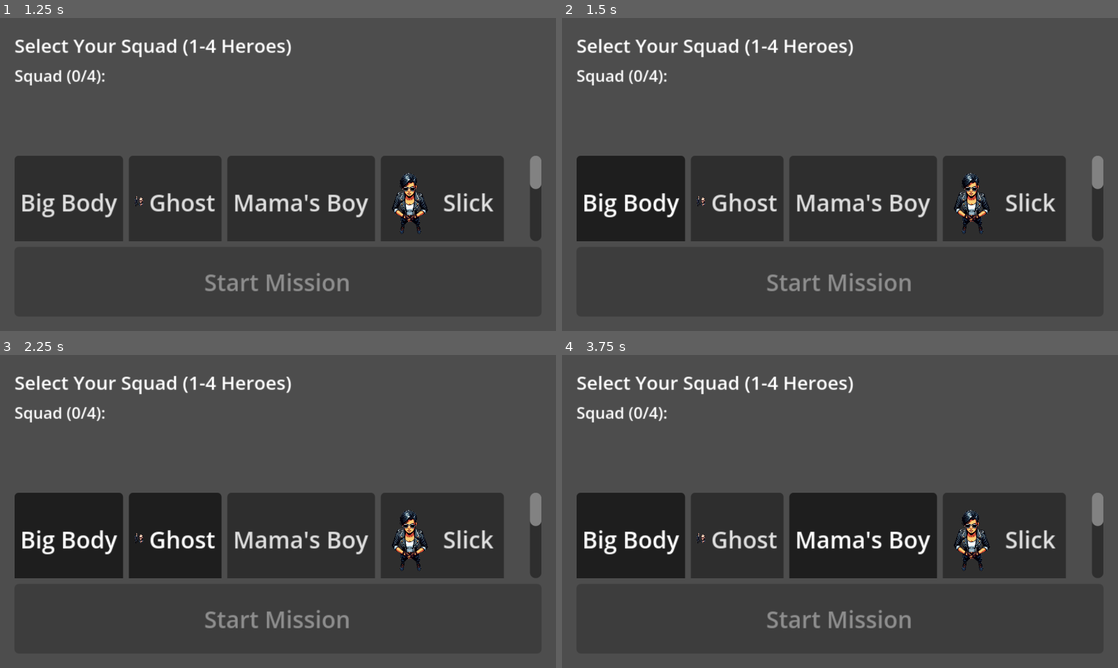
Above: before the commit, frames 1-4 (two rows, left to right).
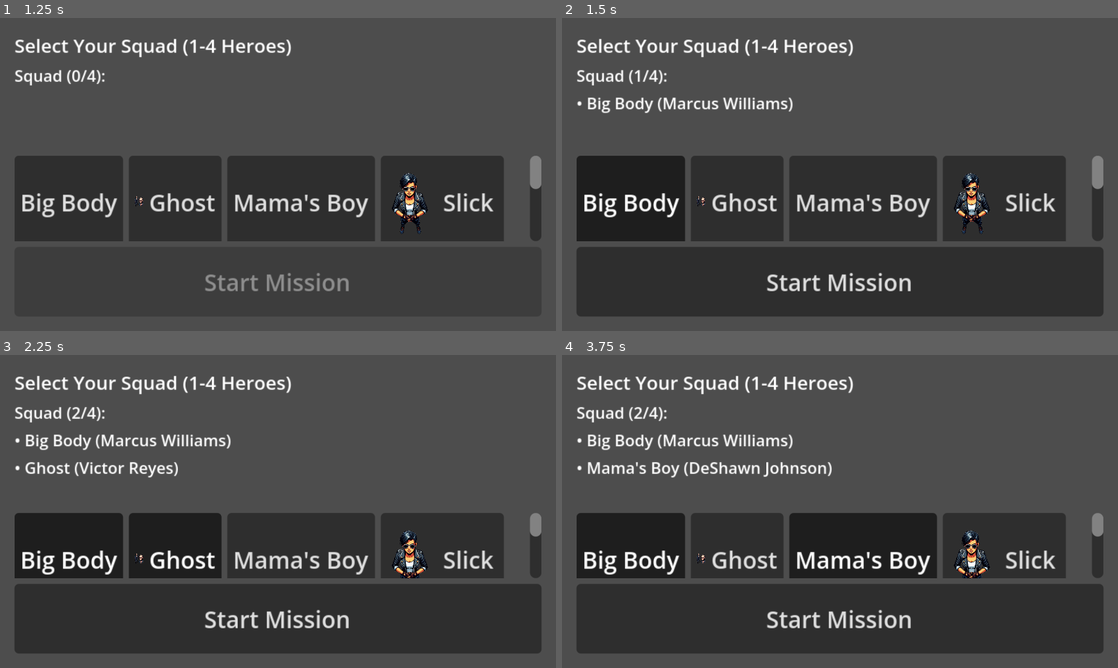
Above: after the commit, the same moments.

Repository: zowskyy/crxcibl3
Game: Godot game, scene res://scenes/MainMenu.tscn
Two runs of this game, one before a commit and one after it. Both use one fixed random seed, a clock stepped at 60 frames per second and the inputs below.
Inputs:
- Up to frame 1 (1.25 s): click "New Game" at 0.5 s
- Up to frame 2 (1.5 s): click "Big Body" at 1.25 s
- Up to frame 3 (2.25 s): click "Ghost" at 2 s
- Up to frame 4 (3.75 s): click "Ghost" at 2.75 s; click "Mama's Boy" at 3.5 s

Frame 1 is identical in both runs. In frame 2, 1.3% of the frame differs, in the area x 2-63%, y 16-88%; in frame 3, 12%; in frame 4, 12%, in the area x 2-98%, y 16-88%.

Commit message:
Fix squad-selection and Android back-button bugs found in real device playtest
Two bugs reported with screenshots after the first successful CI-built
APK: hero cards visually toggle but never register in the squad, and the
Android hardware back button quits the whole app instead of navigating
back.

Bug 1 — HeroSelectionUI.gd: Button.toggled fires as (button_pressed: bool),
and Callable.bind(variant_id) appends its argument after the signal's, so
the bound callback actually receives (bool, String). The handler was typed
(variant_id: String, is_selected: bool) — a type mismatch on every tap that
silently no-ops the whole callback (GDScript doesn't statically check
signal/callable arity, same class of bug as the earlier self_recognized
signal fix). The button still visually toggles via native toggle_mode, so
the UI looked responsive while _selected_variant_ids never updated. Fixed
by reordering the handler's parameters to match the actual call order.

Bug 2 — project.godot: AndroidPlatform.gd already has a correct
NOTIFICATION_WM_GO_BACK_REQUEST handler that routes to each scene's
handle_android_back(), but application/config/quit_on_go_back defaults to
true in Godot 4.x, so the engine auto-quits the app before that handler
ever runs. Added the override to false.

Audited both against this project's own debug-audit checklists
(.cursor/rules/debug-godot-android*.mdc, adapted since their prescribed
Cursor-specific gate scripts don't exist in this environment) — confirmed
the two other .bind()-on-signal call sites in the repo (TestRoomBossAccess,
BodegaShop) have correct argument order, so this was an isolated bug, not
a pattern.

Added two headless smoke tests as regression guards, verified against both
the broken and fixed code before committing:
- tools/smoke_test_hero_selection.gd: simulates a hero-card tap, asserts
  squad size increments and Start Mission becomes enabled.
- tools/smoke_test_android_back.gd: asserts quit_on_go_back=false and that
  AndroidPlatform's back handler actually navigates instead of quitting.

Wired both into godot-check.yml's check job so this class of UI-wiring bug
is caught in CI going forward, not just by manual device playtesting.

Diff:
--- a/godot/project.godot
+++ b/godot/project.godot
@@ -20,6 +20,7 @@
 run/max_fps=60
 config/features=PackedStringArray("4.7", "Mobile")
 config/icon="res://assets/sprites/icon.png"
+config/quit_on_go_back=false
 
 [autoload]
 
--- a/godot/scenes/HeroSelectionUI.gd
+++ b/godot/scenes/HeroSelectionUI.gd
@@ -85,7 +85,10 @@
 
 		hero_grid.add_child(button)
 
-func _on_hero_button_toggled(variant_id: String, is_selected: bool) -> void:
+func _on_hero_button_toggled(is_selected: bool, variant_id: String) -> void:
+	# Button.toggled fires as (button_pressed: bool); .bind(variant_id) appends
+	# variant_id after it, so the callable receives (bool, String) in that
+	# order — the parameter order here must match, not the logical order.
 	_on_hero_toggled(variant_id, is_selected)
 
 
--- /dev/null
+++ b/godot/tools/smoke_test_android_back.gd
@@ -0,0 +1,63 @@
+extends SceneTree
+## Headless smoke test: Android hardware back-press must route to
+## AndroidPlatform's predictive-back handler instead of auto-quitting.
+##
+## Regression guard: Godot 4.x defaults application/config/quit_on_go_back
+## to true, which makes the engine quit on NOTIFICATION_WM_GO_BACK_REQUEST
+## before any node (including AndroidPlatform's own, correctly-written
+## handler) ever sees it. project.godot must override this to false, or the
+## back button "crashes" (quits) the app regardless of in-scene handling.
+##
+## Usage: godot --headless --path godot -s res://tools/smoke_test_android_back.gd
+
+const HERO_SELECTION_SCENE := "res://scenes/HeroSelectionUI.tscn"
+const MAIN_MENU_PATH := "res://scenes/MainMenu.tscn"
+
+
+func _initialize() -> void:
+	var ok := true
+
+	var quit_on_go_back = ProjectSettings.get_setting("application/config/quit_on_go_back", true)
+	if quit_on_go_back != false:
+		push_error(
+			("application/config/quit_on_go_back is %s, expected false — the engine will "
+			+ "auto-quit on Android back-press before AndroidPlatform's handler ever runs")
+			% quit_on_go_back
+		)
+		ok = false
+
+	if not root.has_node("AndroidPlatform"):
+		push_error("AndroidPlatform autoload missing — cannot smoke test back handling")
+		quit(1)
+		return
+	var android_platform: Node = root.get_node("AndroidPlatform")
+	if not android_platform.has_method("_handle_predictive_back"):
+		push_error("AndroidPlatform lost its _handle_predictive_back() method")
+		ok = false
+
+	var packed: PackedScene = load(HERO_SELECTION_SCENE)
+	var ui := packed.instantiate()
+	root.add_child(ui)
+	current_scene = ui
+	await create_timer(0.1).timeout
+
+	if not ui.has_method("handle_android_back"):
+		push_error("HeroSelectionUI lost its handle_android_back() method")
+		ok = false
+	else:
+		android_platform._notification(Node.NOTIFICATION_WM_GO_BACK_REQUEST)
+		await create_timer(0.2).timeout
+		var scene_after := current_scene
+		if scene_after == null or scene_after.scene_file_path != MAIN_MENU_PATH:
+			push_error(
+				"Back-press did not navigate to MainMenu (current scene: %s)"
+				% (scene_after.scene_file_path if scene_after else "<null>")
+			)
+			ok = false
+
+	if ok:
+		print("Android back-button smoke test: OK (quit_on_go_back=false, back-press -> MainMenu)")
+	else:
+		print("Android back-button smoke test FAILED")
+
+	quit(0 if ok else 1)
--- /dev/null
+++ b/godot/tools/smoke_test_hero_selection.gd
@@ -0,0 +1,62 @@
+extends SceneTree
+## Headless smoke test: a hero-card tap must register as a squad selection.
+##
+## Regression guard for the Button.toggled/.bind() argument-order bug class:
+## Button.toggled fires as (button_pressed: bool), and .bind(x) appends x
+## *after* the signal-supplied argument, so a bound callback's parameters
+## must be ordered (bool, x) — not (x, bool), which type-mismatches silently
+## on every tap and leaves the UI looking interactive while nothing updates.
+##
+## Usage: godot --headless --path godot -s res://tools/smoke_test_hero_selection.gd
+
+const HERO_SELECTION_SCENE := "res://scenes/HeroSelectionUI.tscn"
+
+
+func _initialize() -> void:
+	var packed: PackedScene = load(HERO_SELECTION_SCENE)
+	if packed == null:
+		push_error("Could not load HeroSelectionUI.tscn")
+		quit(1)
+		return
+
+	var ui := packed.instantiate()
+	root.add_child(ui)
+	await create_timer(0.1).timeout
+
+	var grid: GridContainer = ui.get_node("VBoxContainer/ScrollContainer/GridContainer")
+	if grid.get_child_count() == 0:
+		push_error("Hero grid is empty — cannot smoke test selection")
+		quit(1)
+		return
+
+	var first_button: Button = grid.get_child(0)
+	# Setting button_pressed on a toggle_mode Button already emits `toggled`
+	# natively (this is what a real tap does) — don't also emit manually, or
+	# the callback fires twice and the test can't tell single-fire from
+	# double-fire bugs apart.
+	first_button.button_pressed = true
+	await create_timer(0.1).timeout
+
+	var squad_label: Label = ui.get_node("VBoxContainer/SquadLabel")
+	var start_button: Button = ui.get_node("VBoxContainer/StartButton")
+
+	var ok := true
+	if ui._selected_variant_ids.size() != 1:
+		push_error(
+			"Tapping a hero card did not add it to _selected_variant_ids (size=%d, expected 1)"
+			% ui._selected_variant_ids.size()
+		)
+		ok = false
+	if squad_label.text.begins_with("Squad (0/"):
+		push_error("squad_label still reads 0 selected after a tap: %s" % squad_label.text)
+		ok = false
+	if start_button.disabled:
+		push_error("Start Mission button still disabled after selecting 1 hero (min is 1)")
+		ok = false
+
+	if ok:
+		print("Hero selection smoke test: OK (tap -> squad=%d, start_button.disabled=false)" % ui._selected_variant_ids.size())
+	else:
+		print("Hero selection smoke test FAILED")
+
+	quit(0 if ok else 1)
Not shown, changed: .github/workflows/godot-check.yml
